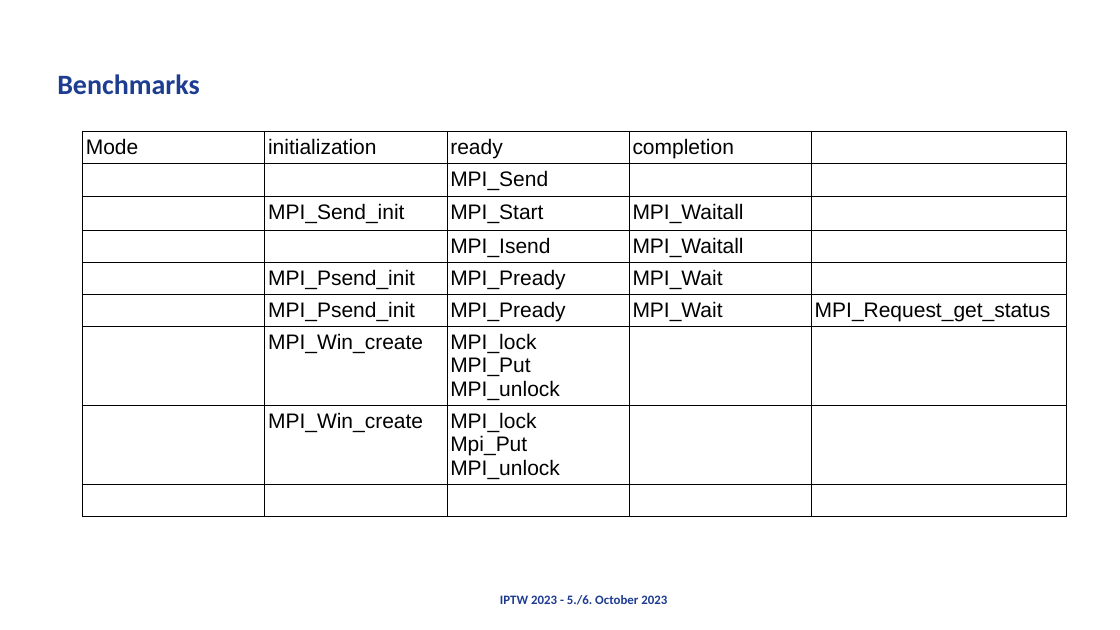
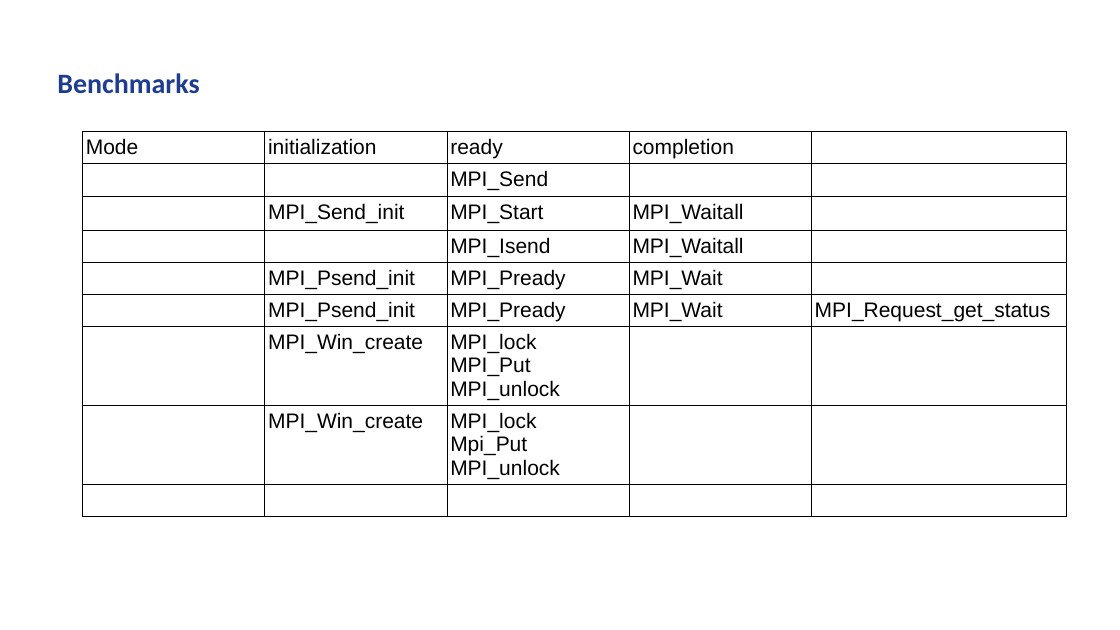
Before and after one commit to AxelSchneewind/mpi-benchmark, a slide deck: slide 9 of presentation/presentation-partitioned-progress.pptx. Drawn at 1120x630 pixels with LibreOffice and Linux fonts; fonts in the diff are those of the drawing; background and template pictures are left out. Boxes give left, top, right and bottom in pixels: in the first picture for what was removed or moved away, otherwise in the second. Text is boxed around its words. In the diff, an @@ line names an element or a change of style, - is before the commit and + after.

```diff
--- a/presentation/presentation-partitioned-progress.pptx
+++ b/presentation/presentation-partitioned-progress.pptx
@@ text removed at box(500, 595, 667, 605) @@
-IPTW 2023 - 5./6. October 2023
```
Also in this commit, not shown: 7 other slides changed, 2 slides added, 1 slide removed, 1 other file.
